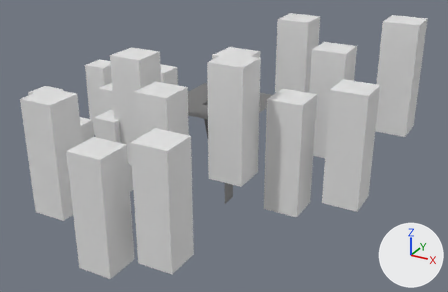
An edit to the glTF model assets/main.glb, drawn before and after from the same camera.
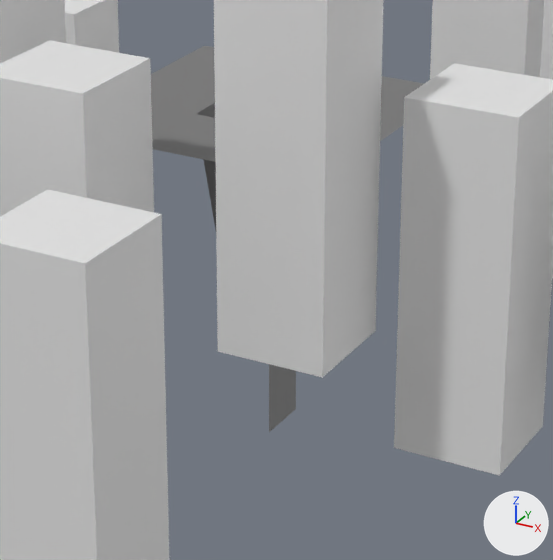
Old and new are each drawn whole from a 50 mm lens placed at (116.6, -209.4, 79.1), pointed at (20.7, -35.1, -8.0) and again close up on the part from 31% to 70% of the width and 24% to 84% of the height. Lighting does not change. The marker at lower right points along +X, +Y and +Z. Where no turn or scale is listed for an object, it has been applied to the vertices. Vertices at the same position are counted once.

Before the edit, the objects in view are built like this:
```python
me_cube_009 = bpy.data.meshes.new('Cube.009')
me_cube_009.from_pydata(...)  # a box spanning x -5.8..5.8, y -5.8..5.8, z -18.8..18.8
me_cube_011 = bpy.data.meshes.new('Cube.011')
me_cube_011.from_pydata(...)  # a box spanning x -5.8..5.8, y -5.8..5.8, z -18.8..18.8
me_grid = bpy.data.meshes.new('Grid')
me_grid.from_pydata(...)  # 139 vertices, 228 faces; spans x -19.0..19.0, y -19.0..19.0, z -44.3..0.0
me_grid.materials.append(mat_material_001)  # grey #797979
ob_cube_009 = bpy.data.objects.new('Cube.009', me_cube_009)
ob_cube_009.location = (14.1, -62.4, 0.8)
ob_cube_011 = bpy.data.objects.new('Cube.011', me_cube_011)
ob_cube_011.location = (34.0, -53.0, 10.3)
ob_grid = bpy.data.objects.new('Grid', me_grid)
ob_grid.location = (0.0, 0.0, -6.5)
# also in view: 'Cube.005' at (-8.1, -30.4, 0.3); 'Cube.007' at (28.6, -84.2, -4.3); 'Cube.016' at (33.5, -3.0, 13.3); 'Cube.012' at (48.3, -42.2, -1.9); 'Cube.015' at (51.5, -15.0, 7.4)
```
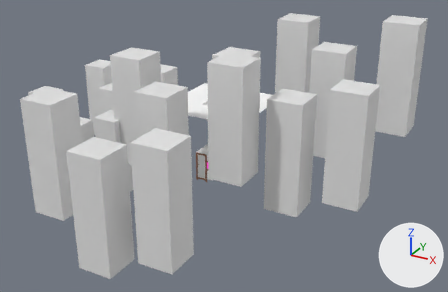
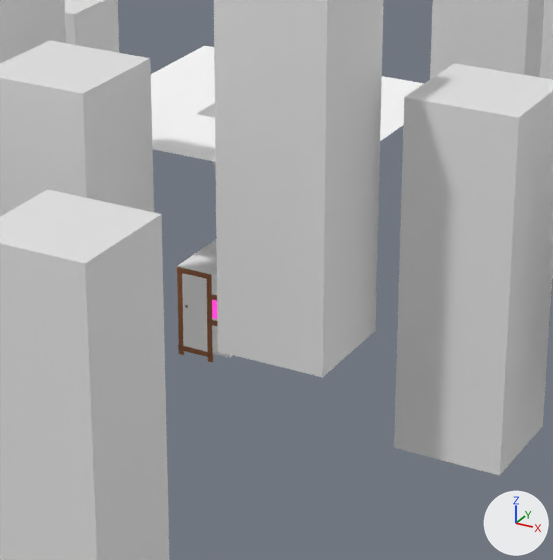
Location of each change, [x1, y1, x2, y2] in pixels of the close-ups (553 x 560 px):
'Grid', reshaped (19% shorter): before [151, 46, 424, 432]; after [151, 46, 424, 358]
'Cube.018', added: after [207, 279, 213, 362]
'Cube.020', added: after [177, 272, 184, 355]
'Cube.021', added: after [177, 267, 212, 280]
'Cube.022', added: after [178, 344, 212, 358]
part 1 of me_grid, built on: before [197, 103, 296, 432]; after [177, 103, 233, 358]
part 2 of me_grid, recoloured (grey to white): [151, 46, 424, 162] in both

The change, as a list of edits to the scene's bpy script:
```text
Add mat_concreat:
    mat_concreat = principled_material('concreat')
    mat_concreat.base_color = (1.0, 1.0, 1.0)  # white #ffffff
    mat_concreat.roughness = 0.7
Add mat_glass:
    mat_glass = principled_material('glass')
    mat_glass.base_color = (0.8, 0.158, 0.433)  # pink #e76fb0
    mat_glass.ior = 1.45
    mat_glass.transmission_weight = 0.331
    mat_glass.emission_color = (1.0, 0.0199, 0.583)  # pink #ff27c9
    mat_glass.emission_strength = 1.0
Add mat_door_frame:
    mat_door_frame = principled_material('door-frame')
    mat_door_frame.base_color = (0.326, 0.123, 0.0446)  # brown #9b623c
Change me_grid:
    used by ob_grid; location = (0.0, 0.0, -6.5)
    remove me_grid.from_pydata(...)  # 139 vertices, 228 faces; spans x -19.0..19.0, y -19.0..19.0, z -44.3..0.0
    add me_grid.from_pydata(...)  # 177 vertices, 290 faces; spans x -19.0..19.0, y -19.0..19.0, z -28.5..0.0
    me_grid part 1
    11 vertices are removed from x -3.8..3.8, y -3.8..3.8, z -44.3..-32.4
    20 faces are deleted
    8 vertices in x -3.8..3.8, y -3.8..3.8, z -18.4 move by (0.0, 0.0, 9.4)
    41 vertices are added at x -3.8..3.8, y -14.1..3.8, z -28.5..-17.4
    8 new vertices lie (0.0, 0.0, -8.4) away from vertices in x -3.8..3.8, y -3.8..3.8, z -18.4
    82 new faces join them
    me_grid part 2: 208 faces spanning x -19.0..19.0, y -19.0..19.0, z -9.0..0.0 switch from mat_material_001 (grey #797979) to mat_concreat (white #ffffff)
Add me_plane:
    me_plane.from_pydata([(-1.0, 0.0, -1.67), (1.0, 0.0, -1.67), (-1.0, 0.0, 1.67), (1.0, 0.0, 1.67)], [], [(0, 1, 3), (0, 3, 2)])
    me_plane.materials.append(mat_glass)  # pink #e76fb0
Add me_cube_023:
    me_cube_023.from_pydata(...)  # a box spanning x -1.0..1.0, y -1.0..1.0, z -1.0..1.0
    me_cube_023.materials.append(mat_door_frame)  # brown #9b623c
Add ob_plane:
    ob_plane = bpy.data.objects.new('Plane', me_plane)
    ob_plane.location = (2.1, -14.0, -28.9)
Add ob_cube_018:
    ob_cube_018 = bpy.data.objects.new('Cube.018', me_cube_023)
    ob_cube_018.location = (0.8, -14.0, -30.5)
    ob_cube_018.rotation_euler = (3.142, 0.0, 0.0)  # degrees (180, 0, 0)
    ob_cube_018.scale = (-0.354, -0.116, -5.81)
Add ob_cube_022:
    ob_cube_022 = bpy.data.objects.new('Cube.022', me_cube_023.copy())
    ob_cube_022.location = (-1.4, -14.0, -35.4)
    ob_cube_022.rotation_euler = (3.142, 1.571, 0.0)  # degrees (180, 90, 0)
    ob_cube_022.scale = (-0.354, -0.116, -2.54)
Add ob_cube_021:
    ob_cube_021 = bpy.data.objects.new('Cube.021', me_cube_023.copy())
    ob_cube_021.location = (-1.4, -14.0, -24.4)
    ob_cube_021.rotation_euler = (3.142, 1.571, 0.0)  # degrees (180, 90, 0)
    ob_cube_021.scale = (-0.354, -0.116, -2.54)
Add ob_cube_020:
    ob_cube_020 = bpy.data.objects.new('Cube.020', me_cube_023.copy())
    ob_cube_020.location = (-3.5, -14.0, -30.5)
    ob_cube_020.rotation_euler = (3.142, 0.0, 0.0)  # degrees (180, 0, 0)
    ob_cube_020.scale = (-0.354, -0.116, -5.81)
```
